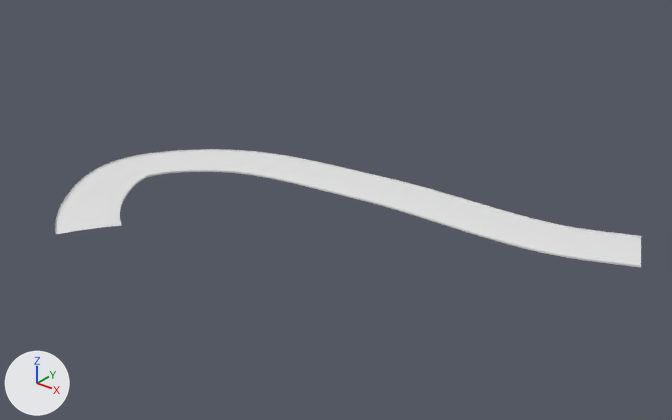
The glTF model public/assets/gen3/models/track-04.glb, before and after one commit.
Camera for both pictures: a 50 mm camera at (518.0, -740.0, 222.0) aimed at (244.0, -397.0, 9.0). The axes (+X, +Y, +Z) are drawn at lower left. The lights are the same throughout. The picture after the commit comes second. Vertices at exactly the same position are counted once.

Objects in the first picture: 'track-04'.
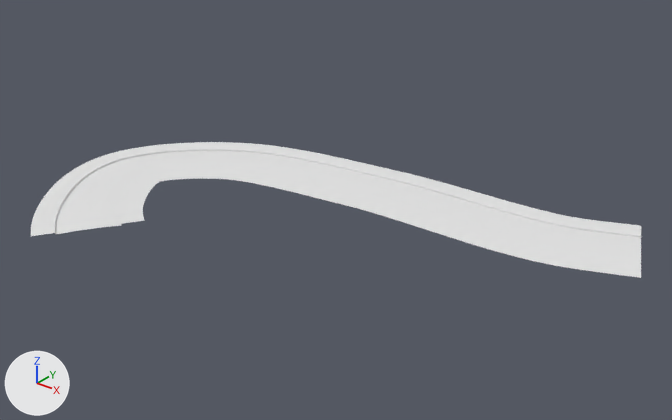
Where the change shows, as pixel boxes (x1, y1, x2, y2) in the pictures (672 x 420 px):
'track-04', reshaped (14% taller)
    before: (55, 149, 641, 268)
    after: (31, 142, 641, 278)
part 1 of me_track_04, added
    after: (31, 142, 641, 278)

What the commit changed:
me_track_04 is used by ob_track_04; location (0.0, 0.0, 0.0).
me_track_04 had 1274 vertices, 2328 faces and spanned x 92.0..388.0, y -500.0..-313.0, z 2.0..5.0.
me_track_04 now has 1470 vertices, 2716 faces and spans x 80.0..393.0, y -510.0..-302.0, z 2.0..5.0.
Part 1, on me_track_04:
75 vertices are added at x 80.0..352.0, y -510.0..-315.0, z 3.0..5.0.
24 new vertices lie (-1.0, 12.0, 0.0) away from vertices in x 199.0..327.0, y -341.0..-330.0, z 3.0.
16 new vertices lie (6.0, -11.0, 0.0) away from vertices in x 156.0..336.0, y -386.0..-361.0, z 3.0..4.0.
13 new vertices lie (1.0, -12.0, 0.0) away from vertices in x 247.0..327.0, y -367.0..-362.0, z 3.0.
10 new vertices lie (-5.0, 11.0, 0.0) away from vertices in x 145.0..376.0, y -356.0..-313.0, z 3.0..4.0.
10 new vertices lie (-2.0, 12.0, 0.0) away from vertices in x 183.0..334.0, y -344.0..-329.0, z 3.0.
9 new vertices lie (4.0, -12.0, 0.0) away from vertices in x 270.0..362.0, y -365.0..-354.0, z 3.0.
8 new vertices lie (7.0, 10.0, 0.0) away from vertices in x 139.0..162.0, y -473.0..-452.0, z 5.0.
8 new vertices lie (5.0, -11.0, 0.0) away from vertices in x 159.0..388.0, y -385.0..-343.0, z 3.0..4.0.
7 new vertices lie (4.0, -11.0, 0.0) away from vertices in x 165.0..385.0, y -382.0..-345.0, z 3.0..4.0.
6 new vertices lie (-4.0, 11.0, 0.0) away from vertices in x 153.0..364.0, y -352.0..-318.0, z 3.0..4.0.
5 new vertices lie (10.0, -7.0, 0.0) away from vertices in x 129.0..148.0, y -410.0..-392.0, z 4.0.
5 new vertices lie (-3.0, 12.0, 0.0) away from vertices in x 166.0..338.0, y -348.0..-328.0, z 3.0.
388 new faces join them.
